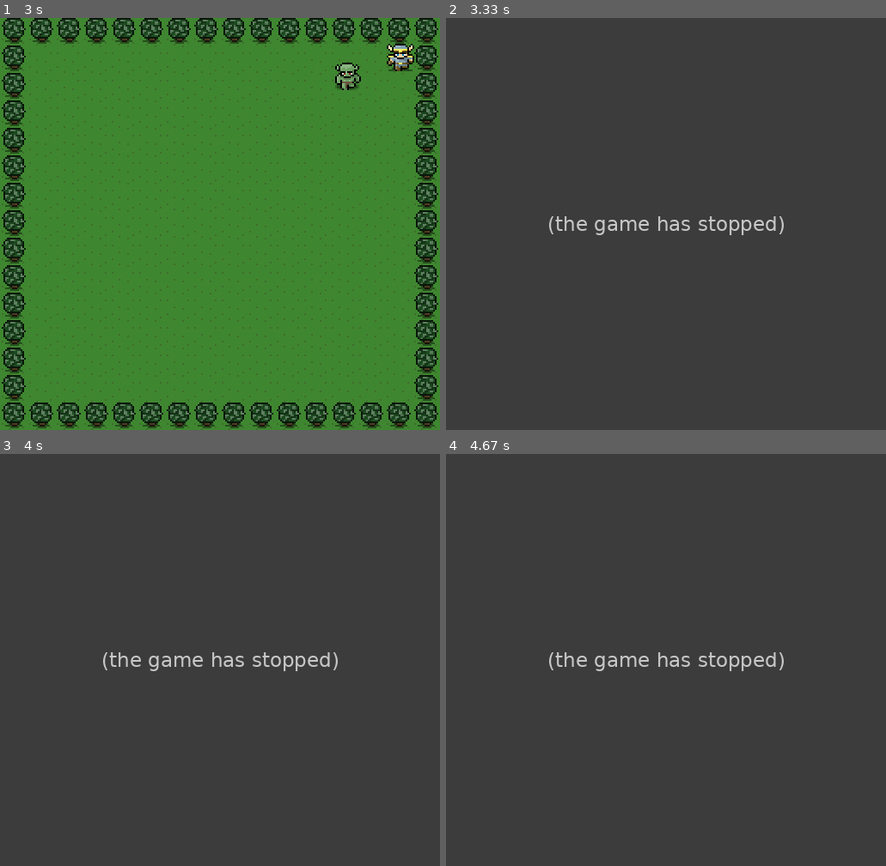
Above: before the commit, frames 1-4 (two rows, left to right).
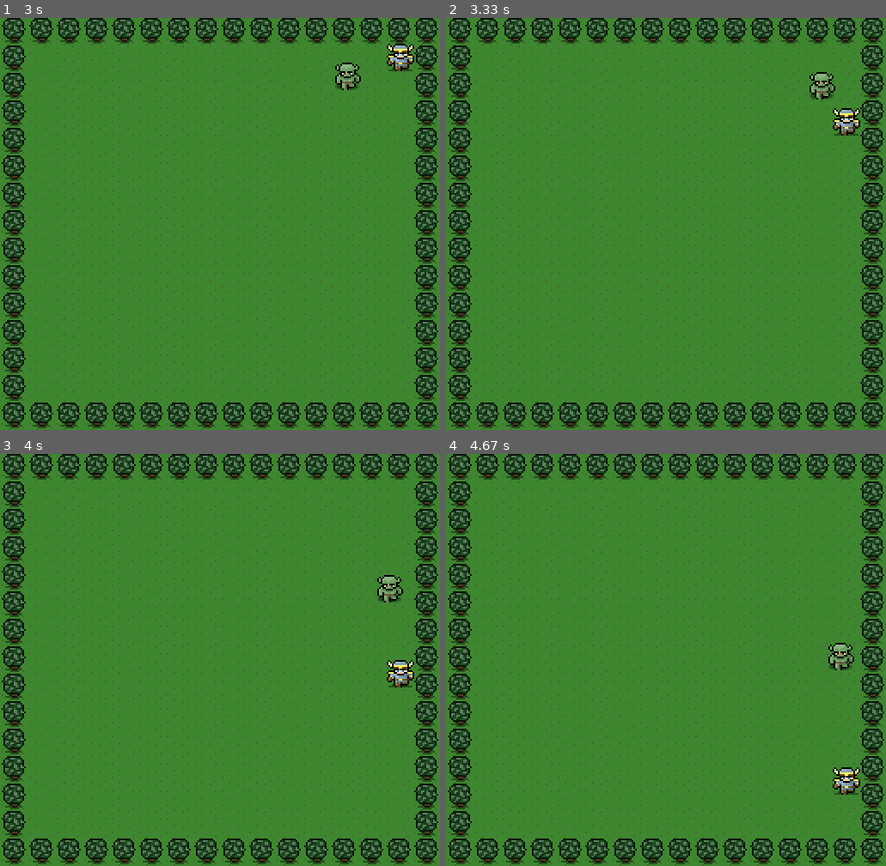
Above: after the commit, the same moments.

Repository: seanmcquaid/pygameshooter
Game: pygame game, started from game.py
Two runs of this game, one before a commit and one after it. Both use one fixed random seed, a clock stepped at 60 frames per second and the inputs below.
Inputs:
- Up to frame 1 (3 s): tap Space at 0.33 s; hold Space 0.67-1.13 s; hold Right 0.67-1.13 s; hold Right 1.17-1.63 s; hold Up 1.67-1.97 s; hold Right 2-2.47 s
- Up to frame 2 (3.33 s): hold Down from 3.07 s (still down)
- Up to frame 3 (4 s): release Down at 3.37 s; hold Down 3.4-3.8 s
- Up to frame 4 (4.67 s): hold Down from 4.23 s (still down)

Frame 1 is identical in both runs. In frame 2, 100% of the frame differs, in the area x 0-100%, y 0-100%; in frame 3, 100%; in frame 4, 100%.
Before the commit the program exited at 3.3 s; later frames show no game.

Commit message:
updates from class

Diff:
--- a/Arrow.py
+++ b/Arrow.py
@@ -13,7 +13,7 @@
         self.speed = 20
         # rect is used in both arrow and badguy to enable collision
         # rectangles colliding
-        self.rect = pygame.Rect(0, 0, 64, 64)
+        self.rect = pygame.Rect(0, 0, 32, 32)
         self.rect.centerx = self.x
         self.rect.centery = self.y
     def updateMe(self):
--- a/BadGuy.py
+++ b/BadGuy.py
@@ -10,7 +10,7 @@
         self.x = 200
         self.y = 200
         self.speed = 2
-        self.rect = pygame.Rect(0, 0, 64, 64)
+        self.rect = pygame.Rect(0, 0, 32, 32)
         self.rect.centerx = self.x
         self.rect.centery = self.y
     def update_me(self, theHero):
@@ -24,3 +24,4 @@
         self.y -= dy * self.speed
         # rectangle moves around with bad guy, if two rectangles collide
         self.rect.x = self.x
+        self.rect.y = self.y
--- a/Hero.py
+++ b/Hero.py
@@ -14,7 +14,7 @@
         self.shouldMoveDown = False
         self.shouldMoveRight = False
         self.shouldMoveLeft = False
-        self.rect = pygame.Rect(0, 0, 64, 64)
+        self.rect = pygame.Rect(0, 0, 32, 32)
         self.rect.centerx = self.x
         self.rect.centery = self.y
     def shouldMove(self, direction, start = True):
--- a/game.py
+++ b/game.py
@@ -79,105 +79,108 @@
 game_intro()
 
 # ==========MAIN GAME =============
-game_on = True
-# the loop will run as long qas our bool is true
-while game_on:
-    # we are in the game loop from here on out
-    # 5. Listen for events and quit if the user clicks the x
-    # ======= EVENT LISTENER =======
-    for event in pygame.event.get():
-        if (event.type == pygame.QUIT):
-            # THE USER CLICKED THE RED DOT!
-            game_on = False
-        elif (event.type == pygame.KEYDOWN):
-            # THE USER PRESSED A KEY
-            if (event.key == 273):
-                #the user pressed the up arrow!!! Move our dude up
-                # theHero.y -= 10
-                theHero.shouldMove("up")
-            elif (event.key == 274):
-                #the user pressed the down arrow!!! Move our dude down
-                # theHero.y += 10
-                theHero.shouldMove("down")
-            elif (event.key == 275):
-                #the user pressed the right arrow!!! Move our dude right
-                # theHero.x = 10
-                theHero.shouldMove("right")
-            elif (event.key == 276):
-                #the user pressed the left arrow!!! Move our dude left
-                # theHero.x -= 10
-                theHero.shouldMove("left")
-            elif (event.key == 32):
-                #Space bar..... FIRE!!!!
-                new_arrow = Arrow(theHero)
-                arrows.add(new_arrow)
+def main_game():
+    game_on = True
+    # the loop will run as long qas our bool is true
+    while game_on:
+        # we are in the game loop from here on out
+        # 5. Listen for events and quit if the user clicks the x
+        # ======= EVENT LISTENER =======
+        for event in pygame.event.get():
+            if (event.type == pygame.QUIT):
+                # THE USER CLICKED THE RED DOT!
+                game_on = False
+            elif (event.type == pygame.KEYDOWN):
+                # THE USER PRESSED A KEY
+                if (event.key == 273):
+                    #the user pressed the up arrow!!! Move our dude up
+                    # theHero.y -= 10
+                    theHero.shouldMove("up")
+                elif (event.key == 274):
+                    #the user pressed the down arrow!!! Move our dude down
+                    # theHero.y += 10
+                    theHero.shouldMove("down")
+                elif (event.key == 275):
+                    #the user pressed the right arrow!!! Move our dude right
+                    # theHero.x = 10
+                    theHero.shouldMove("right")
+                elif (event.key == 276):
+                    #the user pressed the left arrow!!! Move our dude left
+                    # theHero.x -= 10
+                    theHero.shouldMove("left")
+                elif (event.key == 32):
+                    #Space bar..... FIRE!!!!
+                    new_arrow = Arrow(theHero)
+                    arrows.add(new_arrow)
 
 
-        elif (event.type == pygame.KEYUP):
-            # the user RELEASED a key
-            if (event.key == 273):
-                theHero.shouldMove("up", False)
-            elif (event.key == 274 ):
-                theHero.shouldMove("down", False)
-            elif (event.key == 275):
-                theHero.shouldMove("right", False)
-            elif (event.key == 276):
-                theHero.shouldMove("left", False)
+            elif (event.type == pygame.KEYUP):
+                # the user RELEASED a key
+                if (event.key == 273):
+                    theHero.shouldMove("up", False)
+                elif (event.key == 274 ):
+                    theHero.shouldMove("down", False)
+                elif (event.key == 275):
+                    theHero.shouldMove("right", False)
+                elif (event.key == 276):
+                    theHero.shouldMove("left", False)
 
-    # ======= DRAW STUFF =======
-    # we use blit to draw on the screen. blit = block image transfer
-    # blit is a method that takes 2 args:
-    # 1. What to draw
-    # 2. Where to draw it - Starts at 0,0
-    # top left = 0,0
-    # top right = 0,480
-    # bottom = 512, 0
-    # bottom right = 512 , 480
-    # background must be drawn first > hero > goblin , etc
-    pygame_screen.blit(background_image,[0, 0])
+        # ======= DRAW STUFF =======
+        # we use blit to draw on the screen. blit = block image transfer
+        # blit is a method that takes 2 args:
+        # 1. What to draw
+        # 2. Where to draw it - Starts at 0,0
+        # top left = 0,0
+        # top right = 0,480
+        # bottom = 512, 0
+        # bottom right = 512 , 480
+        # background must be drawn first > hero > goblin , etc
+        pygame_screen.blit(background_image,[0, 0])
 
-    pygame_screen.blit(hero_image,[theHero.x, theHero.y])
-    theHero.drawMe(512, 480)
+        pygame_screen.blit(hero_image,[theHero.x, theHero.y])
+        theHero.drawMe(512, 480)
 
-    # draw the bad guys
-    def draw_bad_guy():
-        for badGuy in badGuys:
-            badGuy.update_me(theHero)
-            pygame_screen.blit(monster_image,[badGuy.x, badGuy.y])
+        # draw the bad guys
+        def draw_bad_guy():
+            for badGuy in badGuys:
+                badGuy.update_me(theHero)
+                pygame_screen.blit(monster_image,[badGuy.x, badGuy.y])
 
-    draw_bad_guy()
+        draw_bad_guy()
 
-    #draw the arrows
-    def draw_arrow():
-        for arrow in arrows:
-            arrow.updateMe()
-            pygame_screen.blit(arrow_image, [arrow.x, arrow.y])
+        #draw the arrows
+        def draw_arrow():
+            for arrow in arrows:
+                arrow.updateMe()
+                pygame_screen.blit(arrow_image, [arrow.x, arrow.y])
 
-    draw_arrow()
-    # create multiple bad guys
-    # create a loop that utilizes above function every x amount of seconds?
+        draw_arrow()
+        # create multiple bad guys
+        # create a loop that utilizes above function every x amount of seconds?
 
-    # if arrow hits badGuys, this will remove both (hence both true)
-    arrowHit = groupcollide(arrows, badGuys, True, True)
+        # if arrow hits badGuys, this will remove both (hence both true)
+        arrowHit = groupcollide(arrows, badGuys, True, True)
 
-    # make point counter that increments each time your arrow hits the goblin
-    point_counter = 0
-    if arrowHit:
-        point_counter += 1
+        # make point counter that increments each time your arrow hits the goblin
+        point_counter = 0
+        if arrowHit:
+            point_counter += 1
 
-    # display point counter on top right of screen
+        # display point counter on top right of screen
 
-    # make collision between badGuy and goodguy
-    heroHit = groupcollide(hero, badGuys, True, True)
+        # make collision between badGuy and goodguy
+        heroHit = groupcollide(hero, badGuys, True, True)
 
 
-    # If hero is hit via collision, game closes out, need to change this
-    # to create a message
-    if heroHit:
-        game_on = False
-    # if game is over, give them their point total of bad guys slain,
-    if game_on == False:
-        print (point_counter)
-    # give them the option to end the game/quit or start over
+        # If hero is hit via collision, game closes out, need to change this
+        # to create a message
+        if heroHit:
+            game_on = False
+        # if game is over, give them their point total of bad guys slain,
+        if game_on == False:
+            print (point_counter)
+        # give them the option to end the game/quit or start over
 
-    pygame.display.flip()
+        pygame.display.flip()
+
+main_game()
